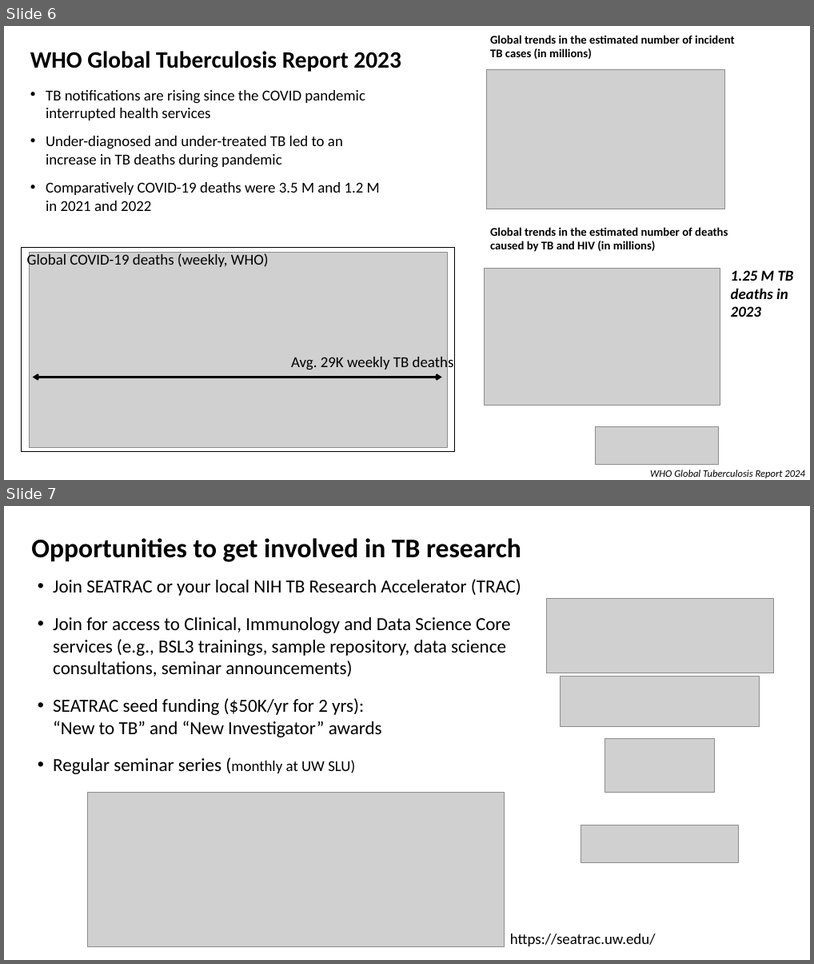
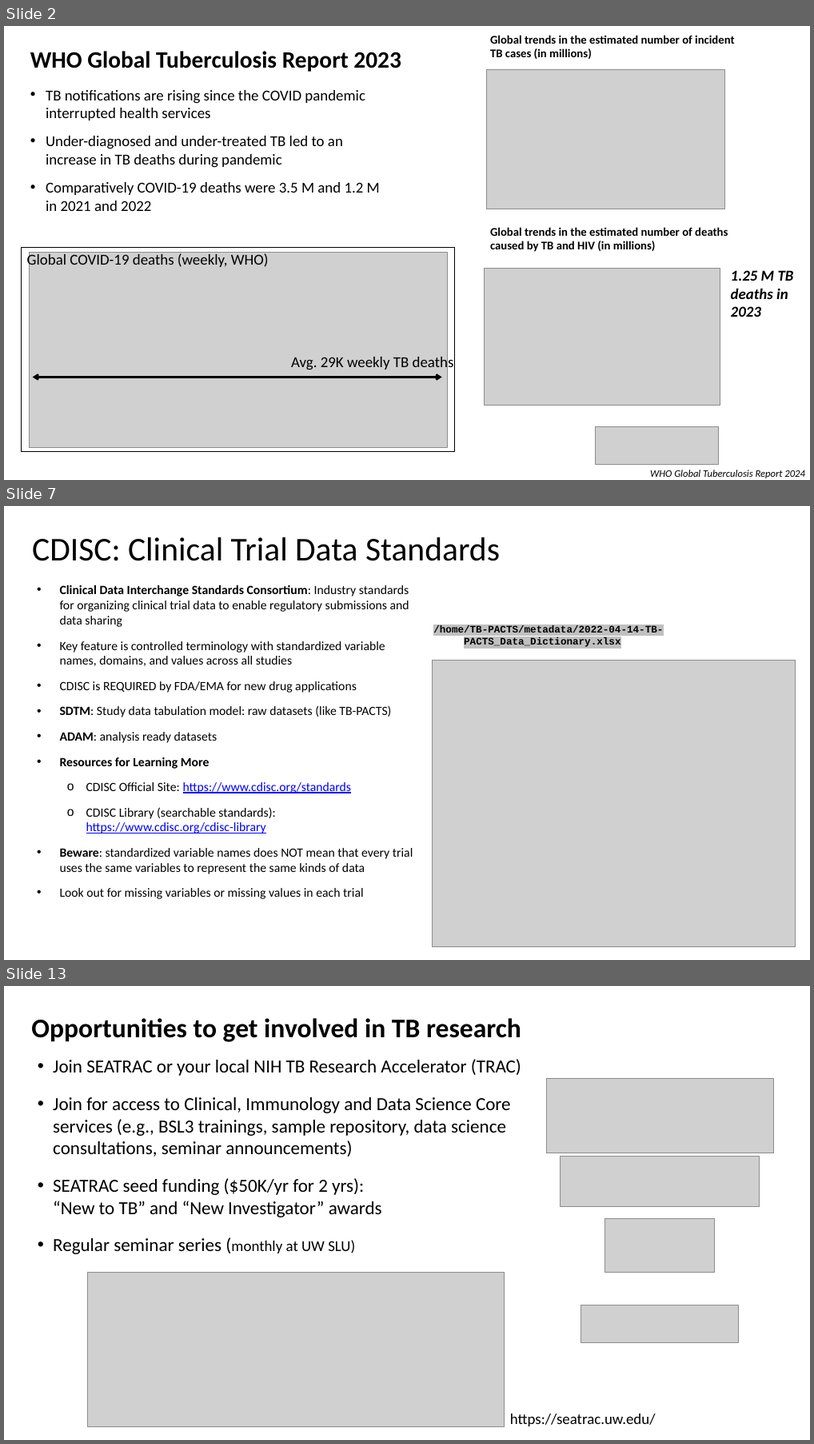
Before and after one commit to agartland/seatrac-hackday-2026, a slide deck: docs/SEATRAC_TB_hackday_intro_2026-FEB.pptx. Shown one above the other, each under a label of ours: slides 6 and 7 before the commit, slides 2, 7 and 13 after it; the slides between them are not shown. The pictures are 814x964 and 814x1444 pixels, drawn with LibreOffice and Linux fonts; fonts in the diff are those of the drawing; grey boxes stand for pictures. Boxes give left, top, right and bottom in pixels: in the first picture for what was removed or moved away, otherwise in the second. Text is boxed around its words. In the diff, an @@ line names an element or a change of style, - is before the commit and + after.

```diff
--- a/docs/SEATRAC_TB_hackday_intro_2026-FEB.pptx
+++ b/docs/SEATRAC_TB_hackday_intro_2026-FEB.pptx
@@ slide 7 added at (x1=4, y1=506, x2=810, y2=960), background #FFFFFF @@
@@ title added at (x1=32, y1=537, x2=500, y2=561), 39.6 pt, text #000000 @@
+CDISC: Clinical Trial Data Standards
@@ text added at (x1=60, y1=585, x2=414, y2=899), 15 pt, text #000000 @@
+• Clinical Data Interchange Standards Consortium: Industry standards for organizing clinical trial data to enable regulatory submissions and data sharing
+• Key feature is controlled terminology with standardized variable names, domains, and values across all studies
+• CDISC is REQUIRED by FDA/EMA for new drug applications
+• SDTM: Study data tabulation model: raw datasets (like TB-PACTS)
+• ADAM: analysis ready datasets
+• Resources for Learning More
+  o CDISC Official Site: https://www.cdisc.org/standards
+  o CDISC Library (searchable standards): https://www.cdisc.org/cdisc-library
+• Beware: standardized variable names does NOT mean that every trial uses the same variables to represent the same kinds of data
+• Look out for missing variables or missing values in each trial
@@ text added at (x1=434, y1=625, x2=663, y2=647), 12 pt, text #000000, bold @@
+/home/TB-PACTS/metadata/2022-04-14-TB-PACTS_Data_Dictionary.xlsx
@@ picture added at (x1=433, y1=660, x2=796, y2=947) @@
@@ what was slide 6 is now slide 2 @@
@@ what was slide 7 is now slide 13 @@
```
Also in this commit, not shown: 2 slides changed, 7 other slides added, 2 slides removed.
